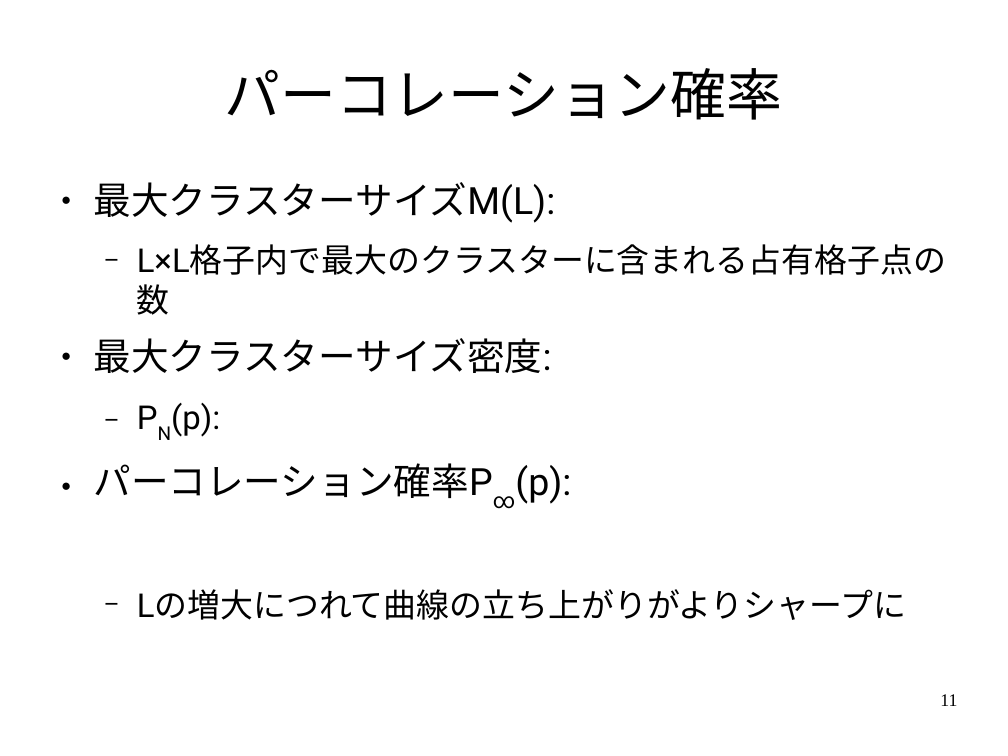
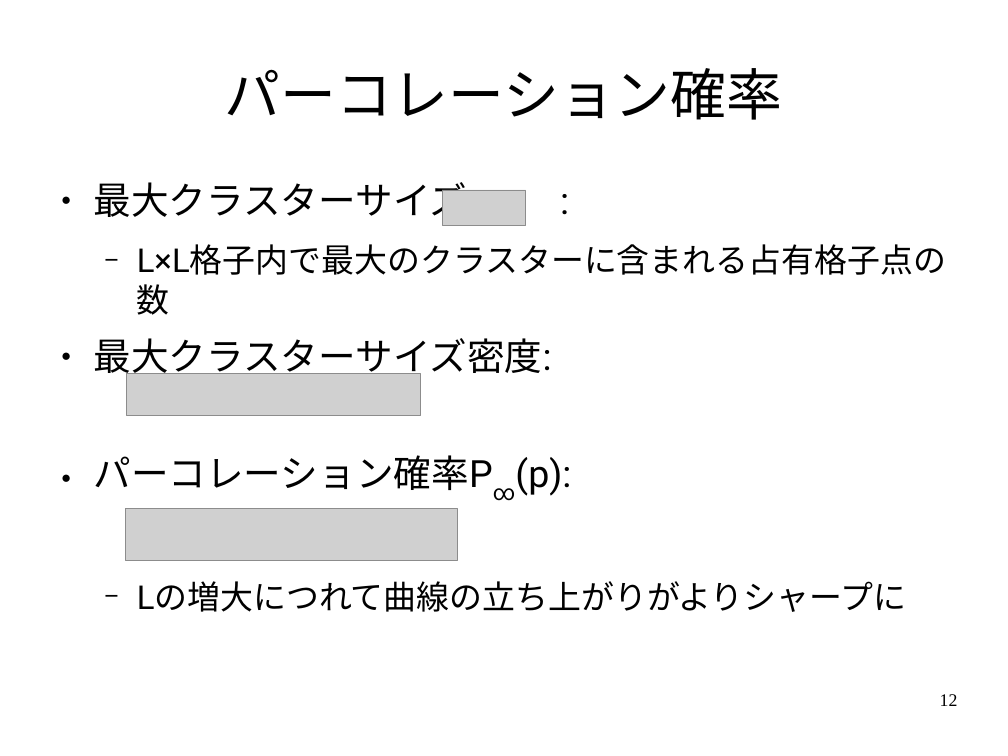
Before and after one commit to ssh0/SCS_yamlab2016, a slide deck: slide 12 of doc/slide.odp (slide 11 before the commit). Drawn at 1008x756 pixels with LibreOffice and Linux fonts; fonts in the diff are those of the drawing; grey boxes stand for pictures. Boxes give left, top, right and bottom in pixels: in the first picture for what was removed or moved away, otherwise in the second. Text is boxed around its words. In the diff, an @@ line names an element or a change of style, - is before the commit and + after.

```diff
--- a/doc/slide.odp
+++ b/doc/slide.odp
@@ text at (x1=94, y1=182, x2=467, y2=224): text changed @@
-● 最大クラスターサイズM(L):
+● 最大クラスターサイズ :
@@ picture added at (x1=442, y1=190, x2=525, y2=226) @@
@@ picture added at (x1=127, y1=374, x2=421, y2=416) @@
@@ text at (x1=171, y1=403, x2=220, y2=437): paragraph removed @@
-  − PN(p):
@@ picture added at (x1=126, y1=509, x2=457, y2=561) @@
@@ page number at (x1=940, y1=694, x2=958, y2=706): text changed @@
-11
+12
```
Also in this commit, not shown: 15 other slides changed, 5 slides added, 1 slide removed, 1 other file.
